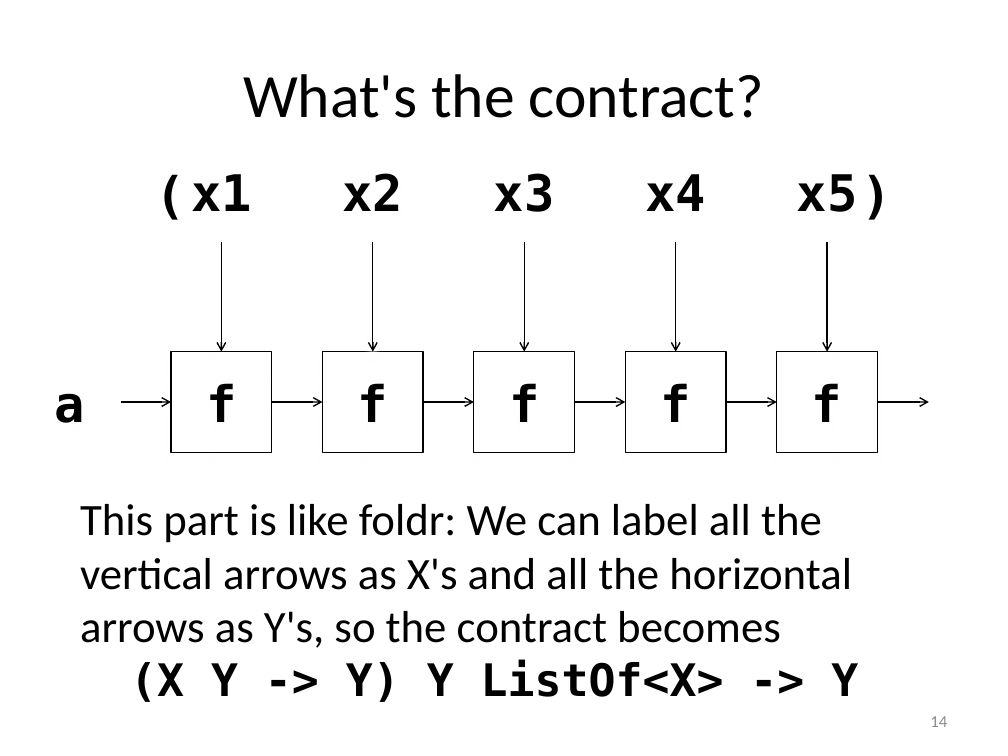
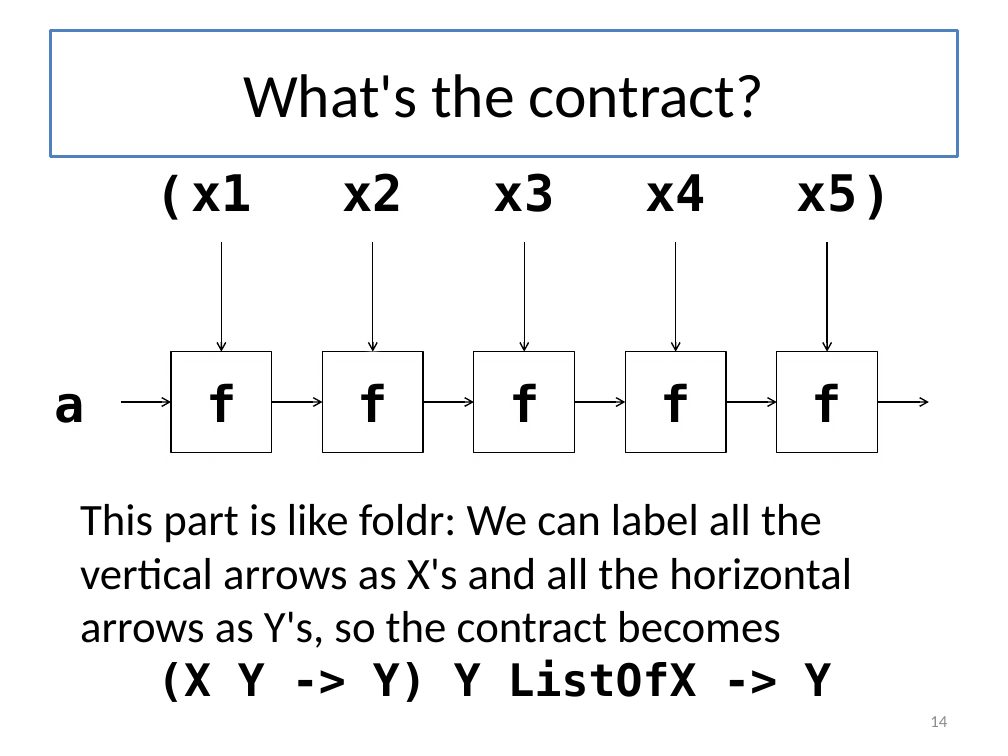
Before and after one commit to mwand/cs5010f16, a slide deck: slide 14 of Slides/Lesson 7.5 Foldr and Foldl.pptx. Drawn at 1008x756 pixels with LibreOffice and Linux fonts; fonts in the diff are those of the drawing. Boxes give left, top, right and bottom in pixels: in the first picture for what was removed or moved away, otherwise in the second. Text is boxed around its words. In the diff, an @@ line names an element or a change of style, - is before the commit and + after.

```diff
--- a/Slides/Lesson 7.5 Foldr and Foldl.pptx
+++ b/Slides/Lesson 7.5 Foldr and Foldl.pptx
@@ title "What's the contract?": place and size @@
-title "What's the contract?" at [243,74,764,118]
+title "What's the contract?" at [50,30,958,156]
@@ title "What's the contract?" at [50,30,958,156]: fill none to #FFFFFF; outline none to #4F81BD 2.25 pt @@
@@ text at [157,660,831,702]: text changed @@
-(X Y -> Y) Y ListOf<X> -> Y
+(X Y -> Y) Y ListOfX -> Y
```
Also in this commit, not shown: 25 other slides changed, 29 other files.
